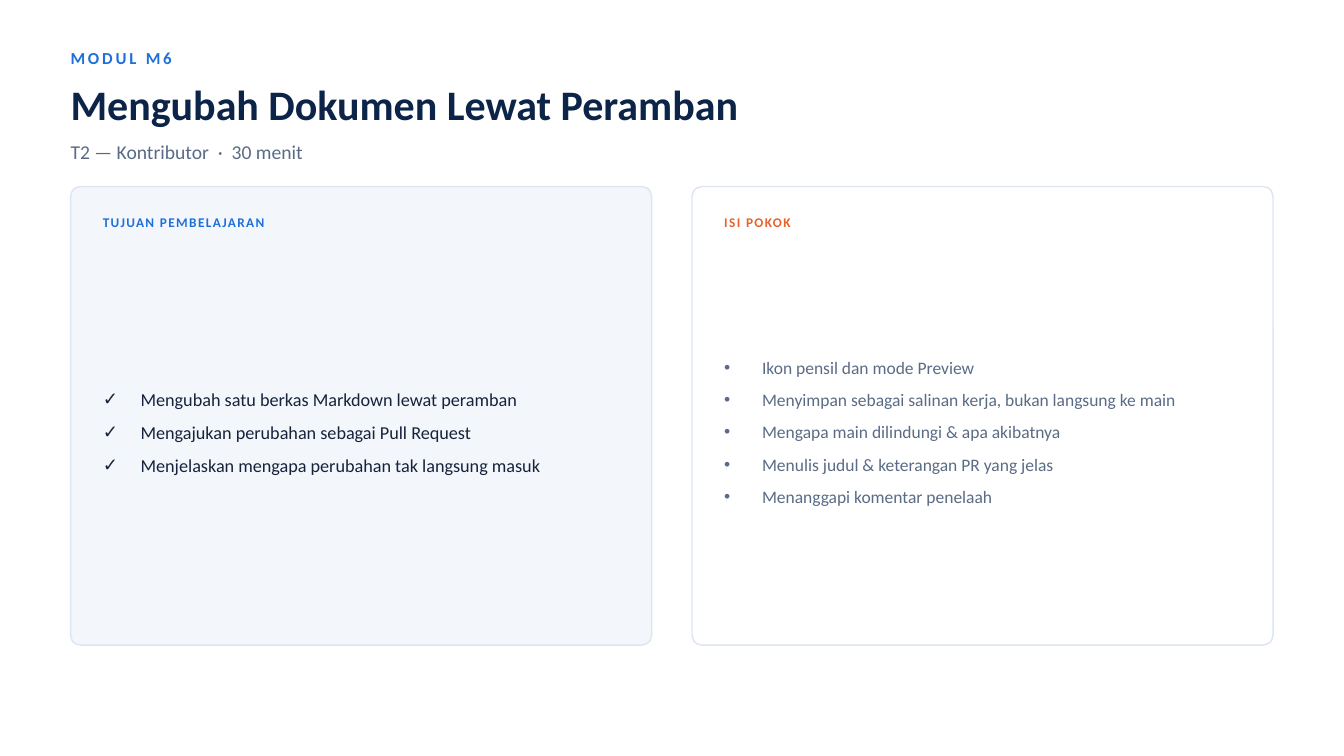
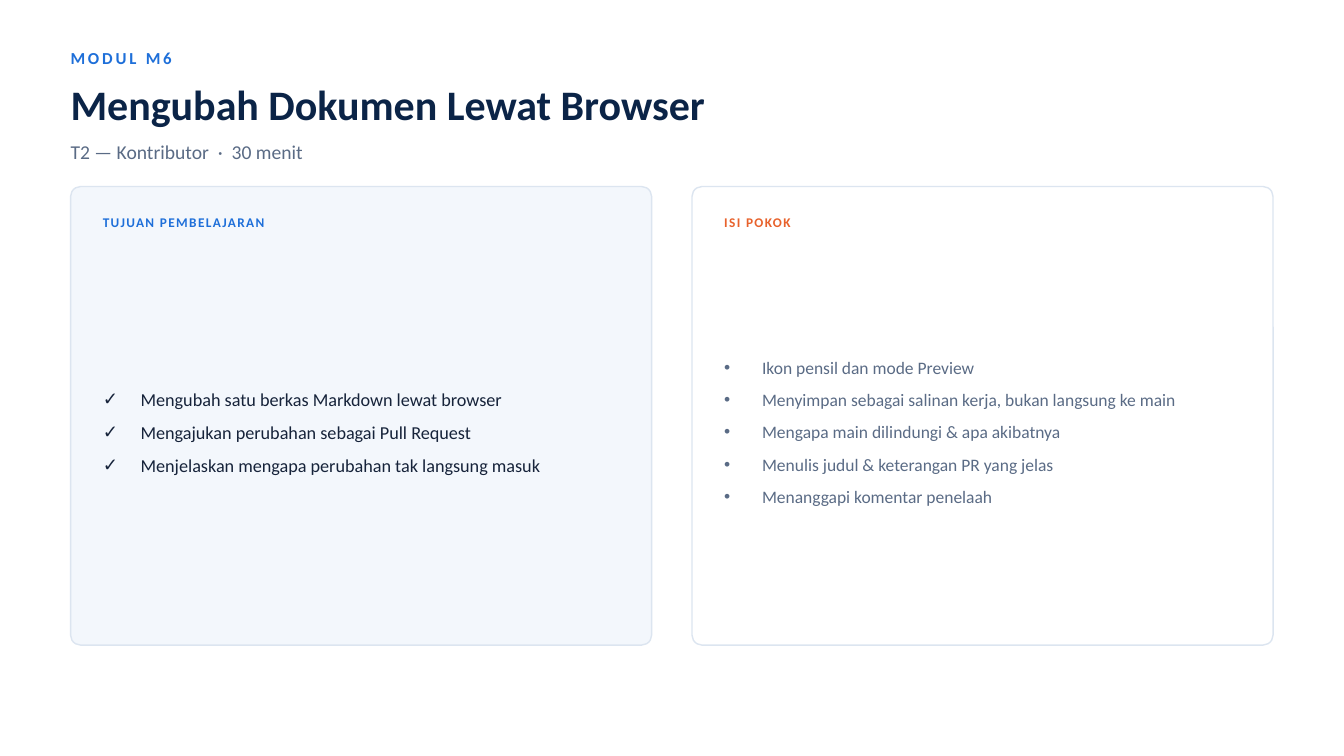
Before and after one commit to idtc-id/panduan-github, a slide deck: slide 3 of slide/Pelatihan-GitHub-IDTC-Sesi2.pptx. Drawn at 1344x756 pixels with LibreOffice and Linux fonts; fonts in the diff are those of the drawing. Boxes give left, top, right and bottom in pixels: in the first picture for what was removed or moved away, otherwise in the second. Text is boxed around its words. In the diff, an @@ line names an element or a change of style, - is before the commit and + after.

```diff
--- a/slide/Pelatihan-GitHub-IDTC-Sesi2.pptx
+++ b/slide/Pelatihan-GitHub-IDTC-Sesi2.pptx
@@ text at (71,90,705,127): text changed @@
-Mengubah Dokumen Lewat Peramban
+Mengubah Dokumen Lewat Browser
@@ text at (141,393,501,409): text changed @@
-✓ Mengubah satu berkas Markdown lewat peramban
+✓ Mengubah satu berkas Markdown lewat browser
```
Also in this commit, not shown: 3 other slides changed, 6 other files.
